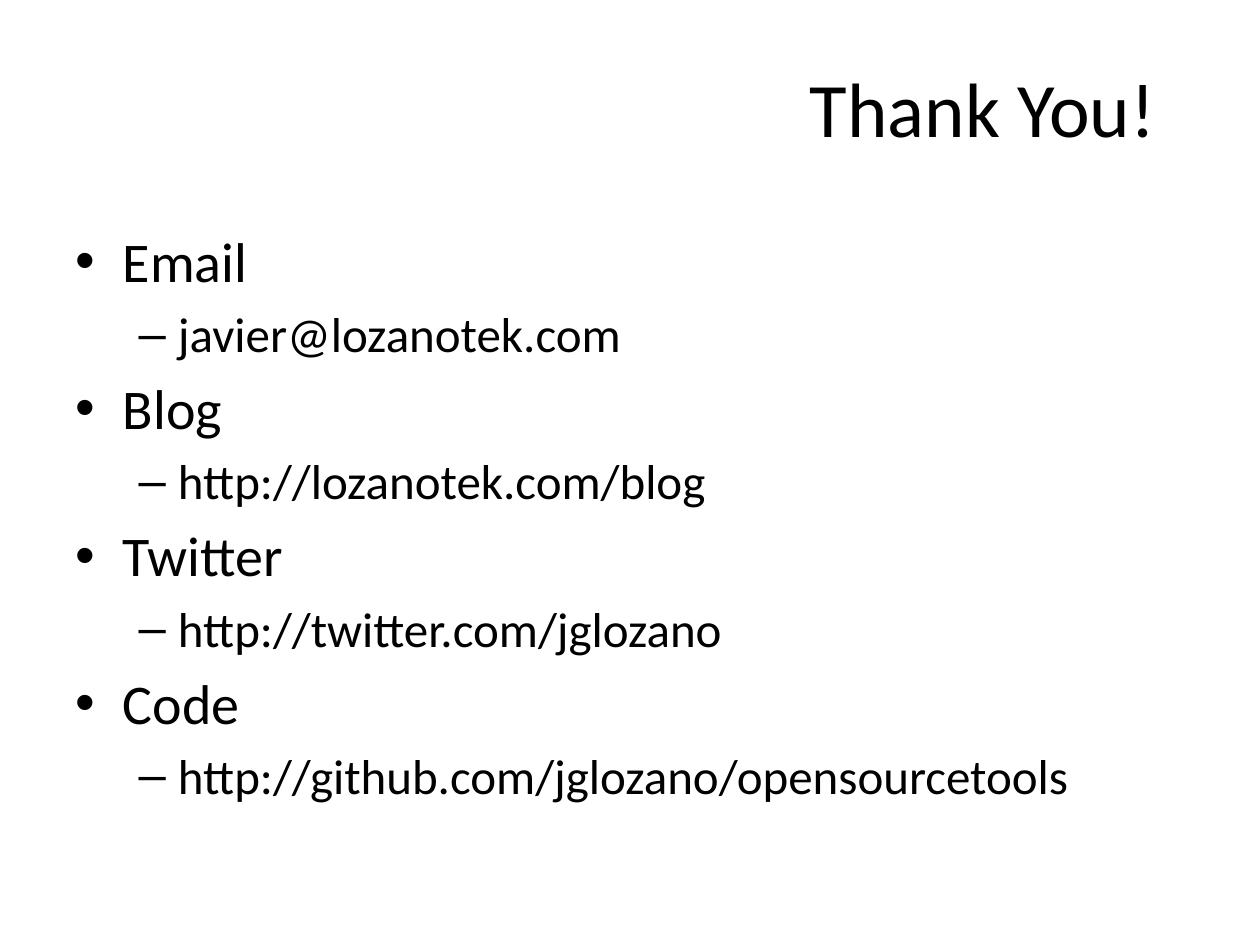
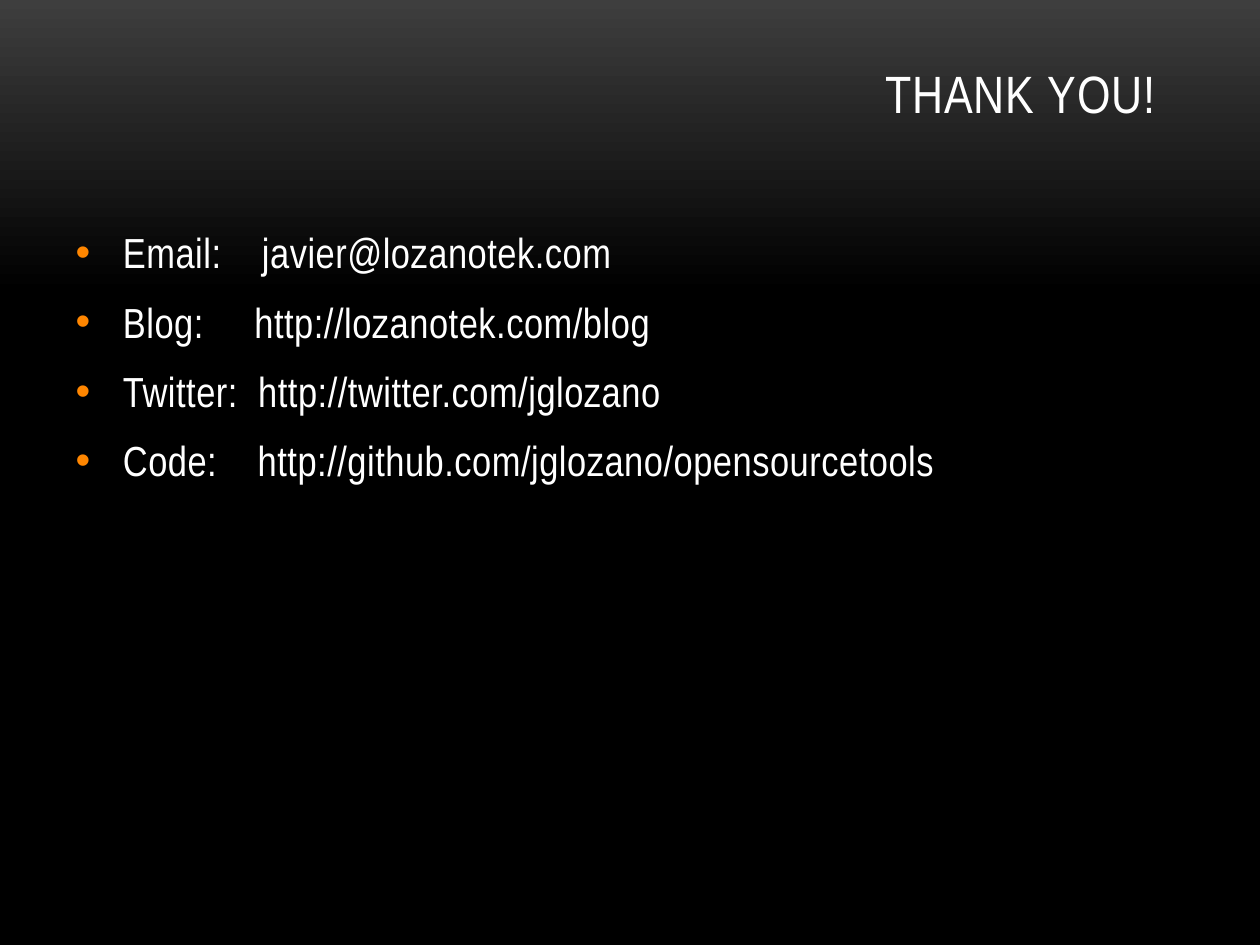
Before and after one commit to lozanotek/opensource, a slide deck: slide 44 of slides/open_source.pptx (slide 40 before the commit). Drawn at 1260x945 pixels with LibreOffice and Linux fonts; fonts in the diff are those of the drawing. Boxes give left, top, right and bottom in pixels: in the first picture for what was removed or moved away, otherwise in the second. Text is boxed around its words. In the diff, an @@ line names an element or a change of style, - is before the commit and + after.

```diff
--- a/slides/open_source.pptx
+++ b/slides/open_source.pptx
@@ background #FFFFFF to gradient #3F3F3F to #000000 @@
@@ title at bbox=[885, 76, 1155, 114]: text changed; size 44 to 30 pt; font Calibri to Arial Narrow; text colour #000000 to #FFFFFF @@
-Thank You!
+THANK YOU!
@@ text at bbox=[123, 237, 934, 485]: text changed; size 28 to 24 pt; font Calibri to Arial Narrow; text colour #000000 to #FFFFFF @@
-• Email
-  – javier@lozanotek.com
-• Blog
-  – http://lozanotek.com/blog
-• Twitter
-  – http://twitter.com/jglozano
-• Code
-  – http://github.com/jglozano/opensourcetools
+• Email: javier@lozanotek.com
+• Blog: http://lozanotek.com/blog
+• Twitter: http://twitter.com/jglozano
+• Code: http://github.com/jglozano/opensourcetools
```
Also in this commit, not shown: 38 other slides changed, 5 slides added, 1 slide removed.
